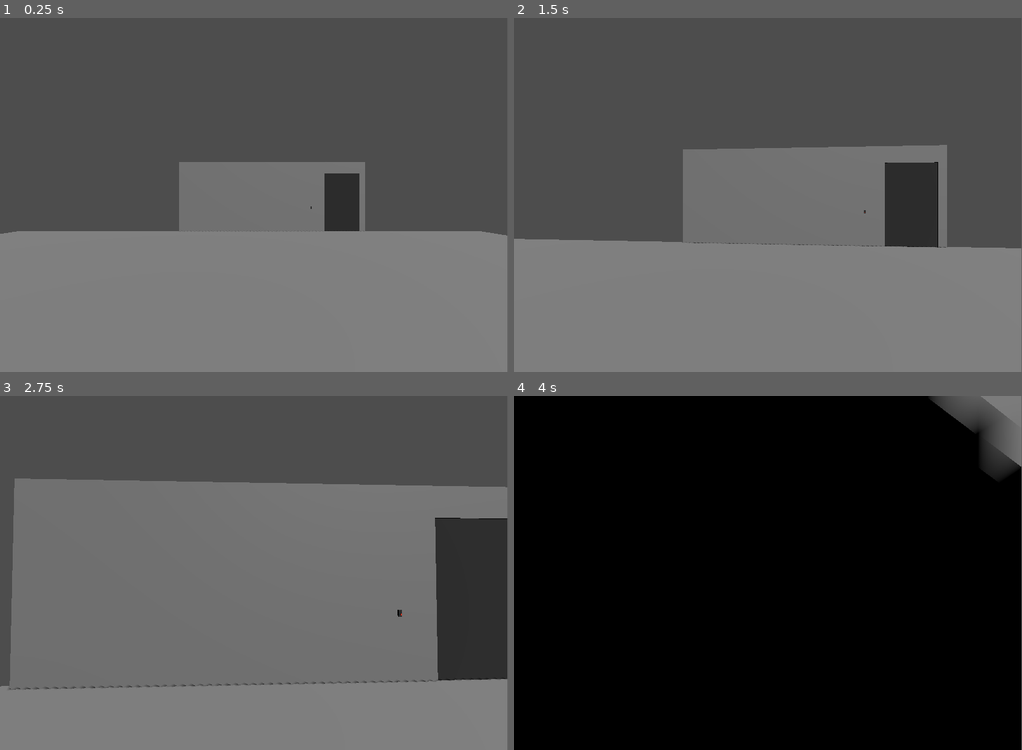
Above: before the commit, frames 1-4 (two rows, left to right).
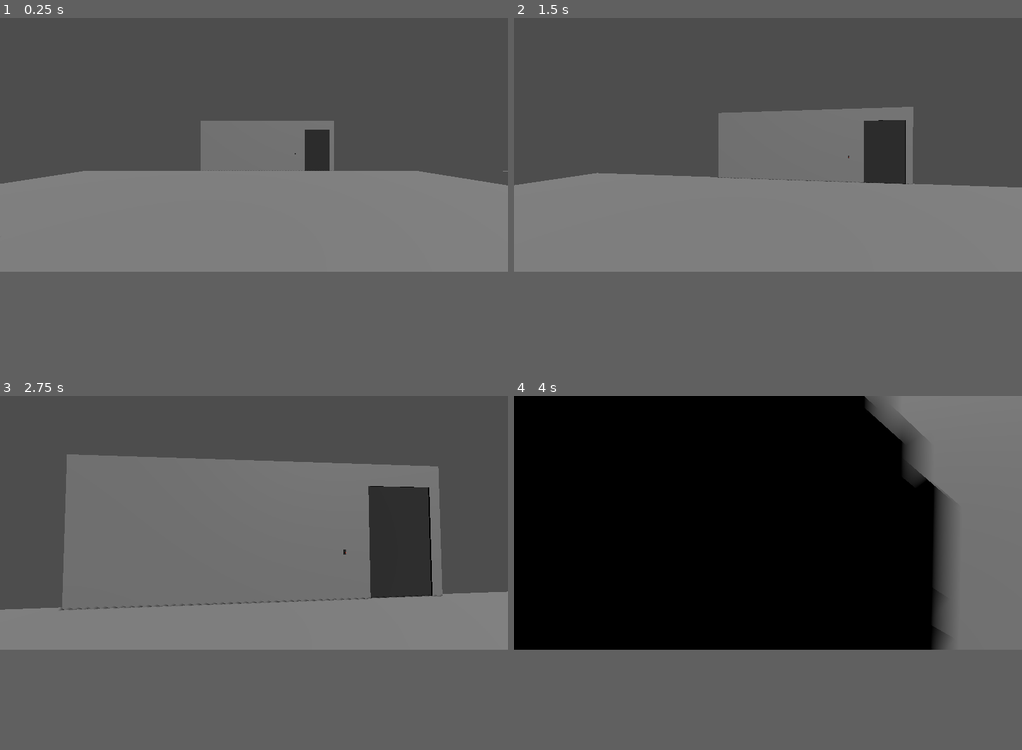
Above: after the commit, the same moments.

Repository: Shoofe/SemC
Game: Godot game, scene res://test_world.tscn
Same seed, same stepped clock (60 frames per second), same inputs: the game is played once before the commit and once after it.
Inputs (mouse positions are in pixels of both pictures, inside the frame that each line leads up to):
- Up to frame 1 (0.25 s): no input
- Up to frame 2 (1.5 s): tap Enter at 0.5 s; move the mouse to (793, 195) at 0.52 s; hold W (UP) from 0.53 s (still down); tap F (F) at 0.6 s; tap G (G) at 0.8, 1.35 s; move the mouse to (742, 195) at 1.27 s
- Up to frame 3 (2.75 s): keep holding W (UP); tap R (R) at 1.55, 2.1 s; move the mouse to (264, 565) at 2.02 s; tap T (T) at 2.3 s
- Up to frame 4 (4 s): keep holding W (UP); move the mouse to (762, 580) at 2.77 s; tap T (T) at 2.85 s; tap F (F) at 3.05, 3.6 s; move the mouse to (803, 576) at 3.52 s; tap G (G) at 3.8 s
In our replay, the window is 799x558 before the commit and 800x400 after it. These sizes can differ from the game's own. Grey fills any space a smaller window leaves; there, only what the larger window draws over its background counts as a difference.

The runs differ from the first frame. In frame 1, 15% of the frame differs, in the area x 0-100%, y 29-72%; in frame 2, 17%; in frame 3, 20%, in the area x 0-100%, y 16-83%; in frame 4, 14%.

Commit message:
Trying something

Diff:
--- a/Classes/Item.gd
+++ b/Classes/Item.gd
@@ -17,6 +17,3 @@
 
 func _on_body_entered(_body):
 	stop_interaction()
-
-func held(hand_position : Vector3):
-	move_and_collide(hand_position - self.global_position)
--- a/Classes/interactableRigid.gd
+++ b/Classes/interactableRigid.gd
@@ -31,15 +31,15 @@
 
 
 
-#TODO: Implement freeze with rewind
+#TODO: CLEANUP
+#MAKE HOLDING ITEMS NOT RELY ON FREEZE = TRUE
+
+
+
 @warning_ignore("unused_parameter")
 func _physics_process(delta):
 	Global.rewind_state = rewind_values["position"].size() == max_array_size
 	print(Global.rewind_state)
-	#Each tick record values of the object into an array untill max_array_size if
-	#the games not in state Frozen or Rewind
-
-
 	if Global.exiting:
 		if not Global.rewind_state: return
 		Global.play()
@@ -51,6 +51,8 @@
 			rewind_values[key].clear()
 		return
 
+	#Each frame record values of the object into an array untill max_array_size if
+	#the games not in state Frozen or Rewind
 	if rewind_values["position"].size() == max_array_size and not Global.frozen and not Global.rewinding and current_tick_offset == 0:
 		for key in rewind_values:
 			rewind_values[key].pop_front()
@@ -81,8 +83,6 @@
 		rewind()
 
 
-
-
 func rewind():
 	#To rewind we just move the object to the recorded position from rewind_values, offset by the frame
 	if not Global.rewind_state: return
@@ -96,7 +96,6 @@
 	global_position = rewind_values["position"][max_array_size - current_tick_offset]
 	global_rotation = rewind_values["rotation"][max_array_size - current_tick_offset]
 
-
 func replay():
 	if not Global.rewind_state: return
 	current_tick_offset -= 1
@@ -107,6 +106,10 @@
 		return
 	global_position = rewind_values["position"][max_array_size - current_tick_offset - 1]
 	global_rotation = rewind_values["rotation"][max_array_size - current_tick_offset - 1]
+
+func held(hand_position : Vector3):
+	move_and_collide(hand_position - self.global_position)
+
 
 func interact():
 	_on_interacted()
--- a/Player/player.gd
+++ b/Player/player.gd
@@ -20,7 +20,7 @@
 
 var current_target = null
 var item_far = -2.0
-var item_near = -1.0
+var item_near = -1.5
 var item_increment = 0.1
 
 #Mouse vars
@@ -53,6 +53,7 @@
 func handle_movement(delta):
 	#Keeps camera in position. Allows for camera movement.
 	camera.global_position = lerp(camera.global_position, camera_target.global_position, 0.2)
+
 	#Keeps the held item in hand.
 	if current_target != null and hold_item:
 		current_target.held(hand.global_position)
--- a/project.godot
+++ b/project.godot
@@ -21,8 +21,8 @@
 
 [display]
 
-window/size/viewport_width=860
-window/size/viewport_height=600
+window/size/viewport_width=1600
+window/size/viewport_height=800
 
 [input]
 
